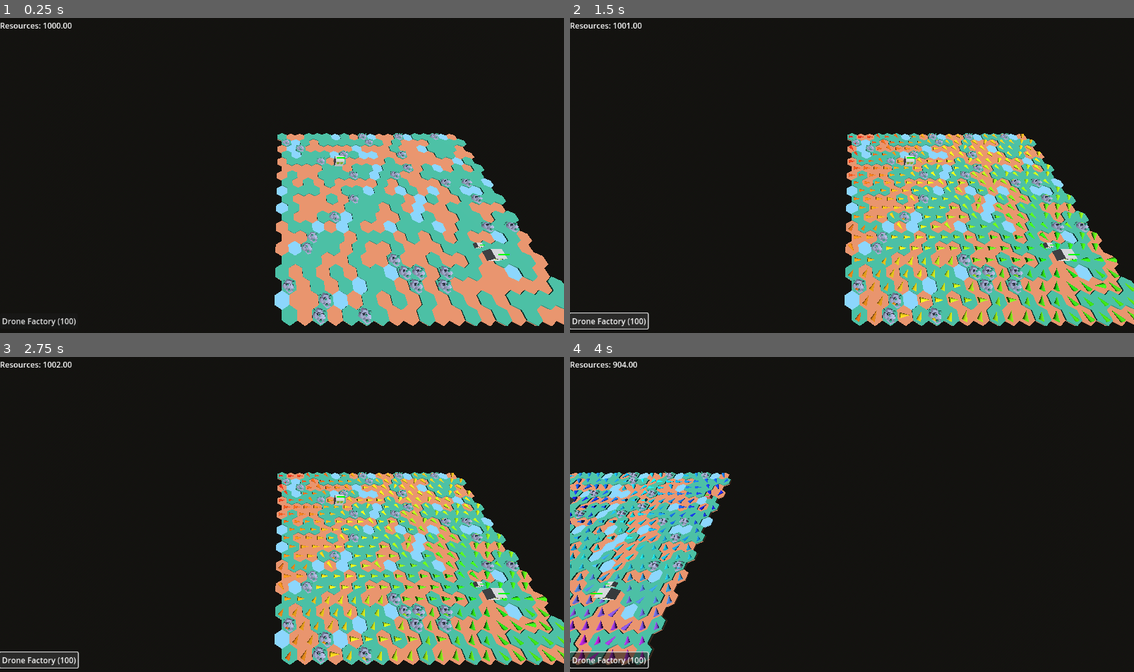
Above: before the commit, frames 1-4 (two rows, left to right).
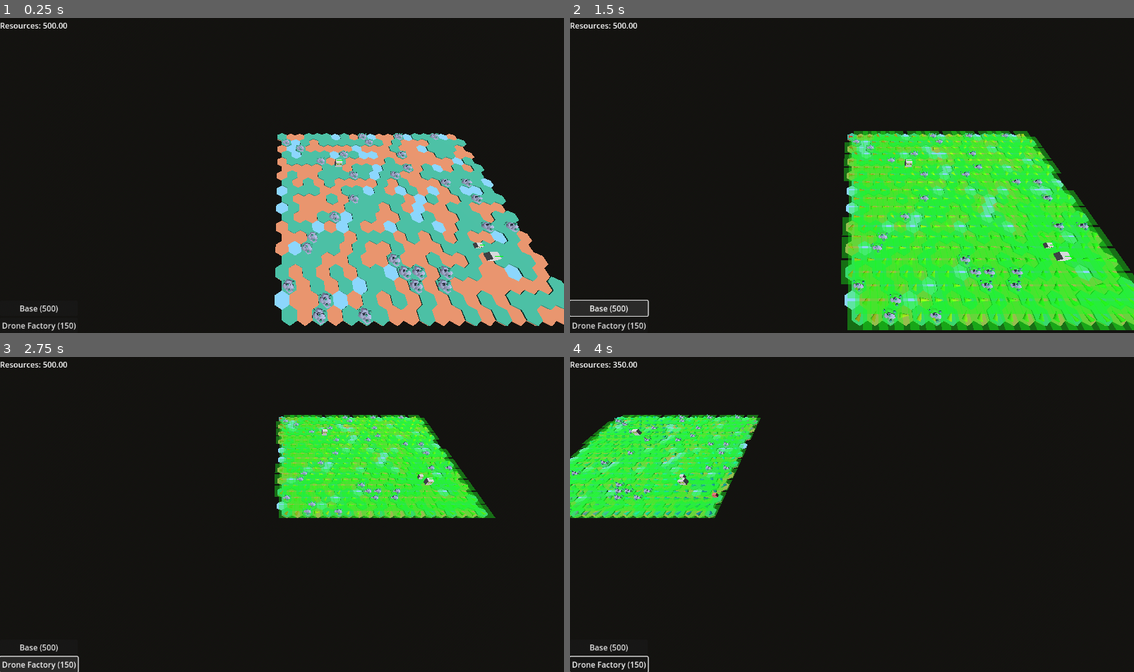
Above: after the commit, the same moments.

Repository: rantahar/hex_flow_rts
Game: Godot game, scene res://game.tscn
The game is run twice, just before and just after one commit, with the same random seed, the same clock (stepped at 60 frames per second) and the same inputs.
Inputs (mouse positions are in pixels of both pictures, inside the frame that each line leads up to):
- Up to frame 1 (0.25 s): no input
- Up to frame 2 (1.5 s): click (609, 320) at 0.5 s, where only the run before the commit has a clickable "Drone Factory (100)"; click "Drone Factory (100)" (after the commit: "Base (500)") at 1.25 s
- Up to frame 3 (2.75 s): click "Drone Factory (100)" (after the commit: "Drone Factory (150)") at 2 s
- Up to frame 4 (4 s): tap Enter at 2.75 s; move the mouse to (976, 498) at 2.77 s; hold Right (ui_right) 2.78-3.5 s; click (976, 498) at 2.92 s; drag from (739, 530) to (823, 577) at 3.52 s

The runs differ from the first frame. In frame 1, 0.5% of the frame differs, in the area x 0-91%, y 1-100%; in frame 2, 28%; in frame 3, 32%, in the area x 0-100%, y 1-100%; in frame 4, 18%.

Commit message:
Some work on economy

Diff:
--- a/data/game_data.gd
+++ b/data/game_data.gd
@@ -67,26 +67,76 @@
 
 const STRUCTURE_TYPES = {
 	"base": {
-		"display_name": "Main Base",
+		"display_name": "Base",
 		"mesh_path": "res://assets/robot_simple.obj",
-		"max_health": 100.0,
-		"size": 0.4,
-		"resource_generation_rate": 1.0,
-		"cost": 0,
-		"buildable": false,
-		"structure_type": "resource_generator"
+		"size": 0.3,
+		"cost": 500,
+		"buildable": true,
+		"max_health": 1000,
+		"income_rate": 10,
+		"self_repair_rate": 1,
+		"min_spacing": 5,
+		"category": "base"
 	},
 
 	"drone_factory": {
 		"display_name": "Drone Factory",
 		"mesh_path": "res://assets/robot_simple.obj",
-		"max_health": 100.0,
 		"size": 0.2,
-		"cost": 100,
 		"buildable": true,
+		"cost": 150,
+		"max_health": 200,
 		"structure_type": "unit_producer",
 		"produces_unit_type": "infantry",
-		"production_time": 5.0
+		"production_time": 5.0,
+		"production_rate_max": 1.0,
+		"category": "improvement"
+	},
+
+	"income_upgrade": {
+		"display_name": "Income Upgrade",
+		"mesh_path": "res://assets/robot_simple.obj",
+		"size": 0.3,
+		"cost": 100,
+		"max_health": 150,
+		"income_bonus": 5,
+		"category": "improvement"
+	},
+
+	"cannon": {
+		"display_name": "Cannon",
+		"mesh_path": "res://assets/robot_simple.obj",
+		"size": 0.3,
+		"cost": 120,
+		"max_health": 250,
+		"attack_damage": 25,
+		"attack_range": 4,
+		"attack_cooldown": 1.5,
+		"category": "improvement"
+	},
+
+	"transport_hub": {
+		"display_name": "Transport Hub",
+		"mesh_path": "res://assets/robot_simple.obj",
+		"size": 0.3,
+		"cost": 80,
+		"max_health": 100,
+		"speed_multiplier": 1.5,
+		"effect_radius": 6,
+		"category": "forward"
+	},
+
+	"artillery": {
+		"display_name": "Artillery",
+		"mesh_path": "res://assets/robot_simple.obj",
+		"size": 0.3,
+		"cost": 200,
+		"max_health": 150,
+		"attack_damage": 40,
+		"attack_range": 8,
+		"attack_cooldown": 3.0,
+		"aoe_radius": 2,
+		"category": "forward"
 	},
 }
 
--- a/game.tscn
+++ b/game.tscn
@@ -8,6 +8,7 @@
 [ext_resource type="Script" path="res://src/BuildMenu.gd" id="9_8ixy4"]
 [ext_resource type="Script" path="res://src/FlowFieldVisualizer.gd" id="9_83565"]
 [ext_resource type="Script" path="res://src/Game.gd" id="10_gds"]
+[ext_resource type="Script" path="res://src/PlacementOverlay.gd" id="10_vst7w"]
 [ext_resource type="Script" path="res://src/StructurePlacer.gd" id="10_wlmfl"]
 
 [sub_resource type="PhysicalSkyMaterial" id="PhysicalSkyMaterial_favtp"]
@@ -80,3 +81,6 @@
 
 [node name="StructurePlacer" type="Node3D" parent="."]
 script = ExtResource("10_wlmfl")
+
+[node name="PlacementOverlay" type="Node3D" parent="."]
+script = ExtResource("10_vst7w")
--- a/src/Game.gd
+++ b/src/Game.gd
@@ -7,14 +7,20 @@
 # Placeholder constant until StructurePlacer.gd is created
 const StructurePlacer = preload("res://src/StructurePlacer.gd")
 const AIPlayer = preload("res://src/AIPlayer.gd")
+const Structure = preload("res://src/core/Structure.gd") # Added for type hinting
+const PlacementOverlay = preload("res://src/PlacementOverlay.gd")
+
+signal structure_selected(structure: Structure)
 
 @onready var map_node = $Map
 @onready var canvas_layer = $CanvasLayer
 @onready var structure_placer: StructurePlacer = $StructurePlacer
+@onready var placement_overlay: PlacementOverlay = $PlacementOverlay # Assuming this node exists in scene
 
 var players: Array[Player] = []
 var player_visualizers: Array[FlowFieldVisualizer] = []
 var current_visualization_player: int = 0
+var selected_structure: Structure = null # Tracks the currently selected structure
 var visualization_timer: Timer
 var flow_recalculation_timer: Timer
 var game_time_seconds: int = 0
@@ -131,6 +137,20 @@
 
 	return null
 
+# Helper function to find the human player instance
+var _human_player: Player = null # Cache the human player instance
+func _get_human_player() -> Player:
+	if _human_player != null:
+		return _human_player
+
+	for p in players:
+		if is_instance_valid(p) and p.config.get("type") == "human":
+			_human_player = p
+			return _human_player
+
+	push_warning("No human player found in configuration.")
+	return null
+
 func _ready() -> void:
 	"""
 	Called when the node enters the scene tree for the first time.
@@ -140,19 +160,12 @@
 	# Initialize players from centralized data
 	initialize_players(GameData.PLAYER_CONFIGS)
 
+	# Cache human player reference
+	var human_player = _get_human_player()
+
 	# Set player targets (currently hardcoded as they were not moved to GameData)
 	var player0 = get_player(0)
 	var player1 = get_player(1)
-
-	# Determine the human player dynamically based on config
-	var human_player: Player = null
-	for p in players:
-		if is_instance_valid(p) and p.config.get("type") == "human":
-			human_player = p
-			break
-
-	if human_player == null:
-		push_warning("No human player found in configuration.")
 
 	var grid = map_node.get_node("Grid")
 
@@ -166,6 +179,11 @@
 	if player0 and grid:
 		player0.target = P0_TARGET_COORDS
 		player0.spawn_tile = _find_walkable_spawn_tile(grid, P0_SPAWN_COORDS)
+
+	# Setup placement overlay with Grid reference
+	if is_instance_valid(placement_overlay) and is_instance_valid(grid):
+		placement_overlay.set_grid(grid)
+
 		if player0.spawn_tile:
 			player0.calculate_flow(grid) # Trigger P0 flow calculation
 
@@ -198,6 +216,10 @@
 	if is_instance_valid(structure_placer) and is_instance_valid(human_player):
 		structure_placer.set_human_player(human_player)
 
+	# Setup StructurePlacer with necessary references
+	if is_instance_valid(structure_placer) and is_instance_valid(grid) and is_instance_valid(placement_overlay):
+		structure_placer.setup(grid, placement_overlay)
+
 	# UI Setup for the human player
 	if is_instance_valid(human_player) and is_instance_valid(canvas_layer):
 		# Paths assume CanvasLayer is a direct child of Game, and MarginContainer is a direct child of CanvasLayer.
@@ -242,18 +264,48 @@
 
 func _on_hex_clicked(tile: Tile):
 	"""
-	Handles a click on a hexagonal tile, primarily for structure placement confirmation.
-	"""
+	Handles a click on a hexagonal tile, primarily for structure placement confirmation and selection.
+	"""
+	if not is_instance_valid(tile):
+		return
+
+	var coords = tile.get_coords()
+	var human_player = _get_human_player()
+
 	if is_instance_valid(structure_placer) and structure_placer.is_active():
-		# structure_placer.attempt_placement handles resource checks and calling player.place_structure
+		# --- A. Structure Placement ---
 		var success = structure_placer.attempt_placement(tile, map_node)
 
 		if success:
-			print("Game: Structure placed successfully at %s." % tile.get_coords())
+			print("Game: Structure placed successfully at %s." % coords)
 
 		# Always consume the click event if placement mode is active
 		return
-	# If placement mode is inactive, the RTSCamera handles the click as normal unit movement/selection.
+
+	# --- B. Structure Selection (if placement mode is inactive) ---
+	if is_instance_valid(human_player):
+		var clicked_structure: Structure = human_player.get_structure_at_coords(coords)
+
+		if is_instance_valid(clicked_structure):
+			# If the tile has a structure owned by the player, select it.
+			if clicked_structure.player_id == human_player.id:
+				selected_structure = clicked_structure
+				print("Game: Selected structure at %s." % coords)
+				structure_selected.emit(selected_structure)
+				return
+			else:
+				# Clicking an enemy structure: clear selection.
+				selected_structure = null
+				structure_selected.emit(null)
+				return
+
+	# Clicking an empty tile or non-player-owned entity (if not handled by RTSCamera for units): clear selection
+	if selected_structure != null:
+		selected_structure = null
+		print("Game: Selection cleared.")
+		structure_selected.emit(null)
+
+	# Allow RTSCamera to handle the click (e.g., unit movement/selection).
 	pass
 
 
--- /dev/null
+++ b/src/PlacementOverlay.gd
@@ -0,0 +1,132 @@
+extends Node3D
+class_name PlacementOverlay
+
+# Constants for grid geometry and appearance
+const Grid = preload("res://src/core/Grid.gd")
+# Position the overlay slightly above the tile height (Y=0, plus a margin)
+# Increased height to clear tile meshes, which might have thickness > 0.05.
+const OVERLAY_HEIGHT: float = 0.2
+# Green color with semi-transparency
+const GREEN_TINT: Color = Color(0.0, 1.0, 0.0, 0.4)
+
+# --- Private Variables ---
+var _grid: Grid = null
+var _overlay_material: StandardMaterial3D = null
+# Array to hold the generated MeshInstance3D nodes
+var _active_meshes: Array[MeshInstance3D] = []
+
+# --- Public Setup Methods ---
+
+func set_grid(grid_instance: Grid) -> void:
+	"""Initializes the Grid reference."""
+	_grid = grid_instance
+
+func _ready():
+	# Initialize the shared material for all overlay meshes
+	_overlay_material = StandardMaterial3D.new()
+	_overlay_material.transparency = BaseMaterial3D.TRANSPARENCY_ALPHA
+	_overlay_material.albedo_color = GREEN_TINT
+	_overlay_material.cull_mode = BaseMaterial3D.CULL_DISABLED # Ensure double-sided rendering
+
+# --- Mesh Generation Helpers ---
+
+func _create_hex_mesh_instance() -> MeshInstance3D:
+	"""Creates a new MeshInstance3D with a shared material and a simple flat Hexagonal Mesh."""
+
+	var mesh_instance = MeshInstance3D.new()
+
+	# Since Grid.gd uses HEX_SCALE: 0.6 and the tile spacing is derived from sqrt(3) * 0.57735,
+	# using a PlaneMesh scaled to fit the hex footprint is the simplest approach.
+	# The XZ dimensions of the hex grid cell are roughly X_SPACING (1.732 * 0.57735 = ~1.0)
+	# and Z_SPACING (~0.866). We scale the PlaneMesh (default 1x1) to match.
+
+	# Dimensions of the Hex footprint are roughly:
+	# Width (X): Grid.X_SPACING (approx 1.0)
+	# Depth (Z): 2.0 * Grid.HEX_SCALE (2 * 0.6 = 1.2)
+	# However, since the plane is meant to sit directly on the ground tile,
+	# we should use the dimensions defined by the grid spacing constants.
+	# Given Grid.X_SPACING and Grid.Z_SPACING, we can approximate the coverage area.
+
+	# Assuming a normalized hex width of 1.0 (X_SPACING) and height of 0.866 * 2 (Z_SPACING * 2 / 1.5).
+	# A simple PlaneMesh scaled to X=X_SPACING, Z=X_SPACING for coverage:
+
+	var hex_width = Grid.X_SPACING * 0.95
+	var hex_depth = Grid.X_SPACING * 0.95 # Approximate square coverage for simplicity
+
+	var mesh = PlaneMesh.new()
+	mesh.size = Vector2(hex_width, hex_depth)
+
+	mesh_instance.mesh = mesh
+	mesh_instance.set_surface_override_material(0, _overlay_material)
+	add_child(mesh_instance)
+	_active_meshes.append(mesh_instance)
+
+	return mesh_instance
+
+# --- Public Methods ---
+
+func show_reachable(tiles: Array[Vector2i]):
+	"""
+	Creates green semi-transparent meshes over the given tiles.
+
+	Arguments:
+	- tiles (Array[Vector2i]): Array of grid coordinates to highlight.
+	"""
+	if _grid == null:
+		push_error("PlacementOverlay: Grid reference is null.")
+		return
+
+	clear() # Clear existing meshes before showing new ones
+
+	for coords in tiles:
+		var world_pos = _grid.hex_to_world(coords.x, coords.y)
+
+		# Only proceed if the coordinate is valid and world position is found (not Vector3.ZERO)
+		if world_pos != Vector3.ZERO:
+			var mesh_instance = _create_hex_mesh_instance()
+
+			# Position the overlay slightly above the tile center's height
+			mesh_instance.global_position = world_pos + Vector3(0, OVERLAY_HEIGHT, 0)
+
+			# Orient the plane to be flat (default PlaneMesh is XZ plane)
+			# No rotation needed, just position adjustment.
+
+
+func show_neighbors(base_coord: Vector2i):
+	"""
+	Shows overlay for the 6 neighbor tiles of a base (for improvements).
+
+	Arguments:
+	- base_coord (Vector2i): The grid coordinates of the base structure.
+	"""
+	if _grid == null:
+		push_error("PlacementOverlay: Grid reference is null.")
+		return
+
+	clear() # Clear existing meshes before showing new ones
+
+	var base_tile = _grid.get_tile_by_coords(base_coord)
+
+	if base_tile == null:
+		push_warning("PlacementOverlay: Base tile not found for coordinates %s." % base_coord)
+		return
+
+	# Use the pre-calculated neighbors array on the Tile object
+	for neighbor_tile in base_tile.neighbors:
+		var coords = neighbor_tile.get_coords()
+		var world_pos = neighbor_tile.world_pos # Tile object already stores world_pos
+
+		# We assume `world_pos` is valid since it comes from a registered tile.
+		var mesh_instance = _create_hex_mesh_instance()
+
+		# Position the overlay slightly above the tile center's height
+		mesh_instance.global_position = world_pos + Vector3(0, OVERLAY_HEIGHT, 0)
+
+
+func clear():
+	"""Removes all overlay meshes."""
+	for mesh in _active_meshes:
+		if is_instance_valid(mesh):
+			mesh.queue_free()
+
+	_active_meshes.clear()
--- a/src/Player.gd
+++ b/src/Player.gd
@@ -16,6 +16,8 @@
 var flow_field = null # Assumes FlowField is globally available or handled by Game.gd
 var units: Array = []
 var structures: Array[Structure] = []
+# Dictionary for O(1) structure lookup by grid coordinates: {Vector2i: Structure}
+var structures_by_coord: Dictionary = {}
 var resources: float = 0.0
 var config: Dictionary = {} # Store player configuration for type checking, etc.
 var spawn_tile: Tile
@@ -280,6 +282,8 @@
 
 	# Add structure to player's array
 	structures.append(structure_instance)
+	# Add structure to coordinate lookup map
+	structures_by_coord[target_tile.get_coords()] = structure_instance
 
 	# Handle unit producers and resource generators that need to start working
 	if structure_instance.structure_type == "unit_producer":
@@ -293,3 +297,9 @@
 
 	print("Player %d successfully placed structure '%s' at %s. Remaining resources: %f" % [id, structure_key, target_tile.get_coords(), resources])
 	return true
+
+func get_structure_at_coords(coords: Vector2i) -> Structure:
+	"""
+	Retrieves the Structure instance at the given grid coordinates, if owned by this player.
+	"""
+	return structures_by_coord.get(coords, null)
--- a/src/StructurePlacer.gd
+++ b/src/StructurePlacer.gd
@@ -5,11 +5,14 @@
 const Tile = preload("res://src/core/Tile.gd")
 const Player = preload("res://src/Player.gd")
 const Grid = preload("res://src/core/Grid.gd")
+const PlacementOverlay = preload("res://src/PlacementOverlay.gd") # Added for type hinting
 
 # State tracking for placement mode
 var active: bool = false
 var current_structure_type: String = ""
 var placing_player: Player = null
+var grid_ref: Grid = null
+var overlay_ref: PlacementOverlay = null
 
 # Placeholder for the visual preview node
 var preview_instance = null
@@ -26,6 +29,40 @@
 	active = true
 
 	var config = GameData.STRUCTURE_TYPES.get(structure_type)
+
+	# Determine reachable tiles for placement and show overlay
+	# References should be set via setup() in Game._ready()
+	var grid = grid_ref
+	var overlay = overlay_ref
+
+	# Get Game node reference to access selected_structure
+	var game = get_parent()
+
+	if is_instance_valid(grid) and is_instance_valid(overlay) and is_instance_valid(game):
+		var starting_coords: Vector2i
+		# Use selected structure if available, otherwise use spawn tile (main base)
+		if is_instance_valid(game.selected_structure):
+			starting_coords = game.selected_structure.current_tile.get_coords()
+		elif is_instance_valid(placing_player) and is_instance_valid(placing_player.spawn_tile):
+			starting_coords = placing_player.spawn_tile.get_coords()
+		else:
+			push_error("StructurePlacer: Cannot determine starting point for reachability.")
+			active = false
+			return
+
+		var reachable_tiles = grid.get_reachable_tiles(starting_coords)
+		overlay.show_reachable(reachable_tiles)
+	else:
+		if not is_instance_valid(grid) or not is_instance_valid(overlay):
+			push_error("StructurePlacer: Missing Grid or PlacementOverlay reference. Setup likely failed.")
+		elif not is_instance_valid(game):
+			push_error("StructurePlacer: Missing Game node reference.")
+
+		active = false
+		return
+
+
+	# 1. Load mesh
 	if not config:
 		push_error("StructurePlacer: Invalid structure type '%s'." % structure_type)
 		active = false
@@ -82,6 +119,11 @@
 	active = false
 	current_structure_type = ""
 
+	# Clear placement overlay
+	var game = get_parent()
+	if is_instance_valid(game) and is_instance_valid(game.placement_overlay):
+		game.placement_overlay.clear()
+
 	# Clean up preview mesh
 	if is_instance_valid(preview_instance):
 		preview_instance.visible = false
@@ -98,7 +140,8 @@
 	if not is_instance_valid(preview_instance):
 		return
 
-	# Dynamically fetch map node from parent (Game)
+	# Dynamically fetch map node from parent (Game) for map_node.get_height_at_world_pos
+	# NOTE: grid_ref and overlay_ref are set via setup()
 	var game_node = get_parent()
 	if not is_instance_valid(game_node) or not is_instance_valid(game_node.map_node):
 		push_error("StructurePlacer: Cannot find Map node reference on parent Game node.")
@@ -133,6 +176,9 @@
 
 	# 3. Validate placement
 	var is_valid: bool = true
+
+	# NOTE: We skip range/reachability check here since PlacementOverlay already handled it
+	# by only showing valid tiles (for simplicity and performance).
 
 	# Check tile buildable terrain
 	if not hovered_tile.is_buildable_terrain():
@@ -162,21 +208,12 @@
 	if is_instance_valid(preview_instance.material_override) and preview_instance.material_override is StandardMaterial3D:
 		preview_instance.material_override.albedo_color = color
 
-func _input(event):
-	if not active:
-		return
-
-	# Check for ESC key press (ui_cancel action)
-	if event.is_action_pressed("ui_cancel"):
-		get_viewport().set_input_as_handled()
-		exit_placement_mode()
-		return
-
-	# Check for Right Mouse Button (RMB) press (cancel placement)
-	if event is InputEventMouseButton and event.button_index == MOUSE_BUTTON_RIGHT and event.is_pressed():
-		get_viewport().set_input_as_handled()
-		exit_placement_mode()
-		return
+
+# New method to initialize core references
+func setup(grid: Grid, overlay: PlacementOverlay):
+	grid_ref = grid
+	overlay_ref = overlay
+	print("StructurePlacer: Grid and PlacementOverlay references set.")
 
 # New method to initialize the human player reference
 func set_human_player(player_ref: Player):
--- a/src/core/Grid.gd
+++ b/src/core/Grid.gd
@@ -209,3 +209,54 @@
 		# Store coordinates in the Tile object for quick access and consistency.
 		tile.x = coords.x
 		tile.z = coords.y
+
+func get_reachable_tiles(start_coord: Vector2i) -> Array[Vector2i]:
+	"""
+	Performs a Breadth-First Search (BFS) to find all walkable tiles
+	reachable from the starting coordinate.
+	A tile is reachable if it is walkable and has a finite cost.
+
+	Arguments:
+	- start_coord (Vector2i): The grid coordinate (x, z) to start the search from.
+
+	Returns:
+	- Array[Vector2i]: An array of coordinates for all reachable tiles.
+	"""
+	var start_tile: Tile = get_tile_by_coords(start_coord)
+
+	# Using Godot's float infinity constant defined in Tile.gd
+	# We rely on Tile being preloaded implicitly by MapGenerator or similar,
+	# but for explicit type hints here, we need it.
+	# Since Tile.gd uses `const Grid = preload("res://src/core/Grid.gd")`,
+	# Grid.gd should probably preload Tile.gd too if we want to use its INF constant,
+	# but `Tile` is already typed in `get_tile_by_coords` which returns a Tile.
+	# For simplicity, I'll redefine INF if it's not globally available or accessible.
+	# Wait, `get_tile_by_coords` is dynamically typed, but the tile itself is a typed class.
+	# I'll use a direct float value as a fallback, or assume the Tile object carries the necessary info.
+	# Tile.gd: const INF: float = 1e20
+	const INF: float = 1e20 # Defining it here to avoid dependency on Tile.gd constants
+
+	if start_tile == null or not start_tile.walkable or start_tile.cost >= INF:
+		return [] # Start tile is invalid or blocked/unreachable
+
+	var queue: Array = [start_tile]
+	var visited: Dictionary = {start_coord: true} # Using coordinates for tracking
+	var reachable_coords: Array[Vector2i] = [start_coord]
+
+	while not queue.is_empty():
+		var current_tile: Tile = queue.pop_front()
+
+		# Current tile neighbors are already Tile objects
+		for neighbor_tile in current_tile.neighbors:
+			var neighbor_coord: Vector2i = neighbor_tile.get_coords()
+
+			# Check reachability criteria: walkable and finite cost
+			# We also check if the tile is known to the grid (by checking tiles.has(coord))
+			# but since `current_tile.neighbors` only contains tiles known to the grid,
+			# we only need to check walkability/cost and visited status.
+			if neighbor_tile.walkable and neighbor_tile.cost < INF and not visited.has(neighbor_coord):
+				visited[neighbor_coord] = true
+				reachable_coords.append(neighbor_coord)
+				queue.append(neighbor_tile)
+
+	return reachable_coords
Not shown: 1 places in game.tscn that only renumber resources
